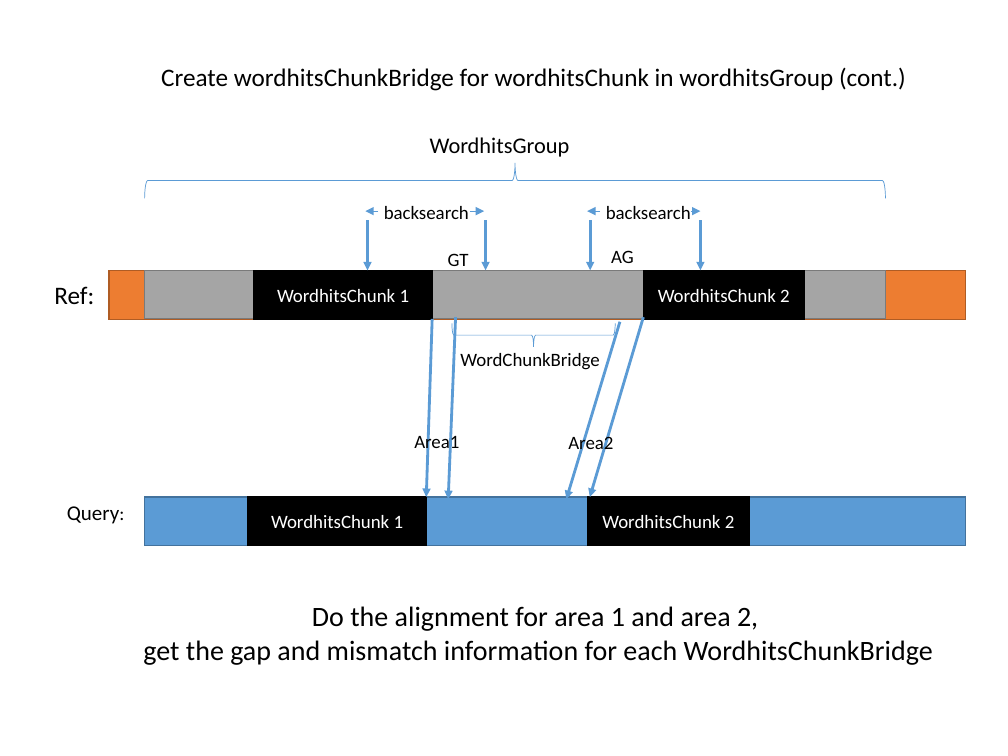
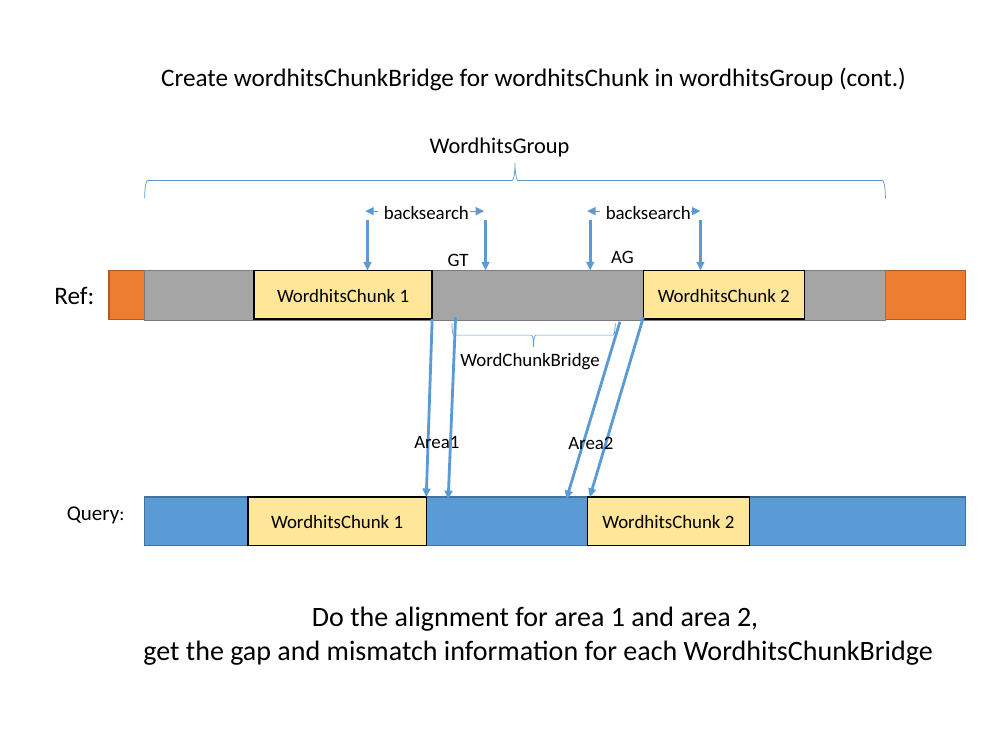
Before and after one commit to ganyfml/olegosa2, a slide deck: slide 10 of doc/Olego_SA.pptx. Drawn at 1008x756 pixels with LibreOffice and Linux fonts; fonts in the diff are those of the drawing. Boxes give left, top, right and bottom in pixels: in the first picture for what was removed or moved away, otherwise in the second. Text is boxed around its words. In the diff, an @@ line names an element or a change of style, - is before the commit and + after.

Commit message:
doc imporved to show wordhits and wordhitChunks are belong to wordHitsgroup

```diff
--- a/doc/Olego_SA.pptx
+++ b/doc/Olego_SA.pptx
@@ text colour #FFFFFF to #000000; fill #000000 to #FFE699 in 4 elements at bbox=[254, 270, 432, 319], bbox=[643, 270, 804, 319], bbox=[248, 497, 426, 545], bbox=[588, 497, 750, 545] @@
```
Also in this commit, not shown: 6 other slides changed.
